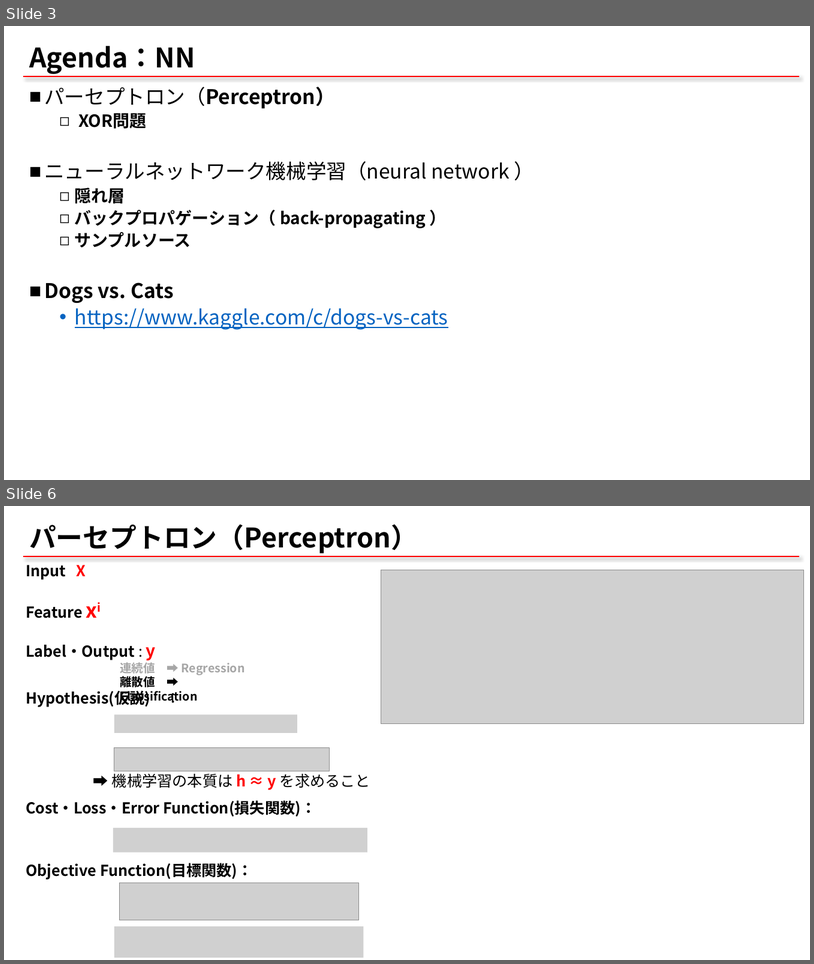
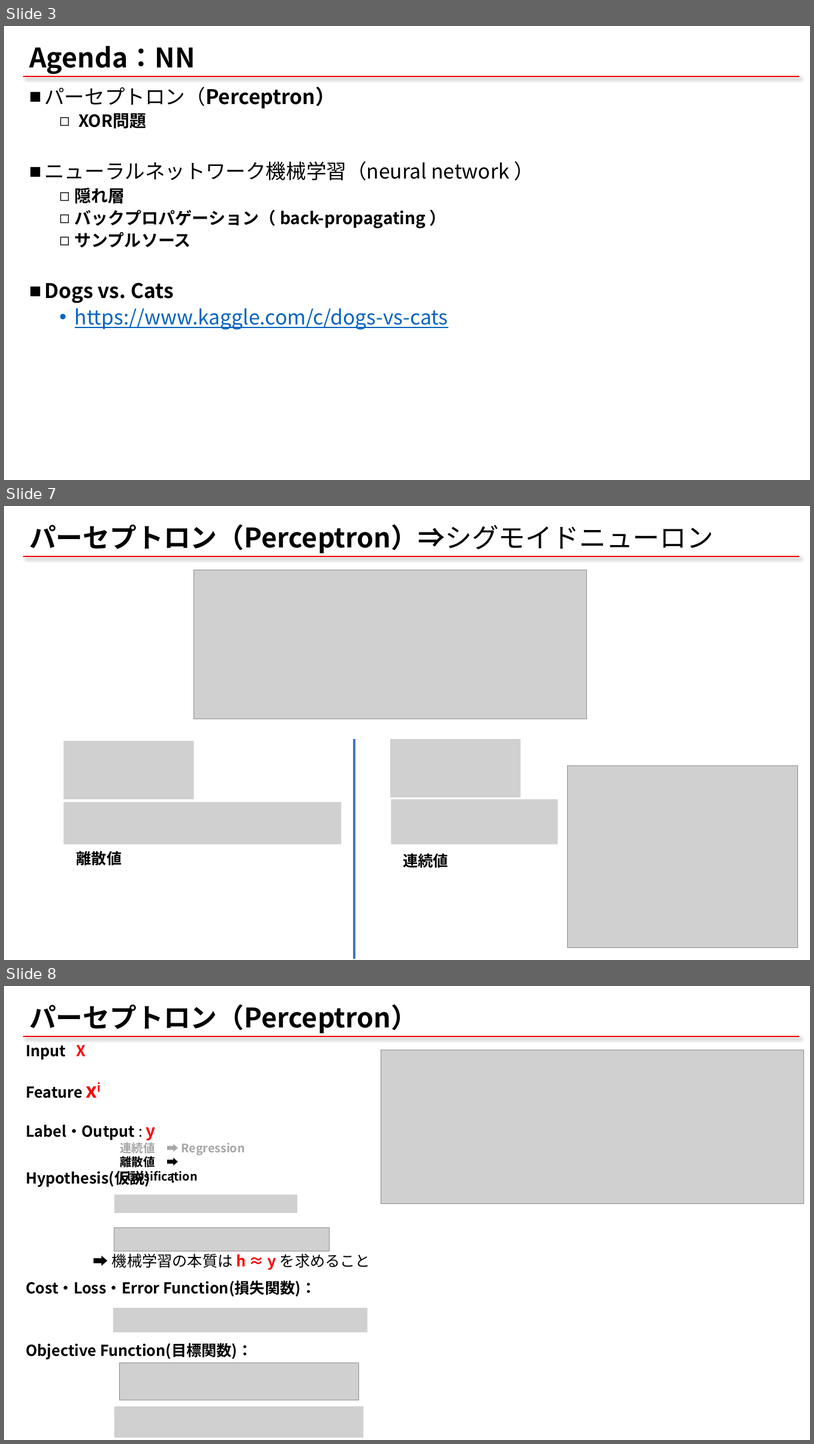
Before and after one commit to qqinxl2015/machine-learning-basic, a slide deck: _ML_NN.pptx. Shown one above the other, each under a label of ours: slides 3 and 6 before the commit, slides 3, 7 and 8 after it; the slides between them are not shown. The pictures are 814x964 and 814x1444 pixels, drawn with LibreOffice and Linux fonts; fonts in the diff are those of the drawing; grey boxes stand for pictures. Boxes give left, top, right and bottom in pixels: in the first picture for what was removed or moved away, otherwise in the second. Text is boxed around its words. In the diff, an @@ line names an element or a change of style, - is before the commit and + after.

Commit message:
add ppt

```diff
--- a/_ML_NN.pptx
+++ b/_ML_NN.pptx
@@ slide 7 added at box(4, 506, 810, 960), background #FFFFFF; not listed: 1 template element that a slide beside it also shows @@
@@ title added at box(29, 524, 714, 553), 32 pt, text #000000, bold @@
+パーセプトロン（Perceptron）⇒シグモイドニューロン
@@ picture added at box(194, 570, 587, 719) @@
@@ line added from (354, 739) to (354, 958), #4472C4 2.25 pt @@
@@ picture added at box(390, 739, 521, 798) @@
@@ picture added at box(64, 741, 194, 799) @@
@@ picture added at box(568, 766, 798, 947) @@
@@ picture added at box(64, 802, 342, 844) @@
@@ picture added at box(391, 799, 558, 844) @@
@@ text added at box(77, 848, 122, 867), 18 pt, text #000000, bold @@
+離散値
@@ text added at box(404, 853, 449, 867), 18 pt, text #000000, bold @@
+連続値
@@ what was slide 6 is now slide 8 @@
```
Also in this commit, not shown: 2 slides changed, 1 other slide added.
